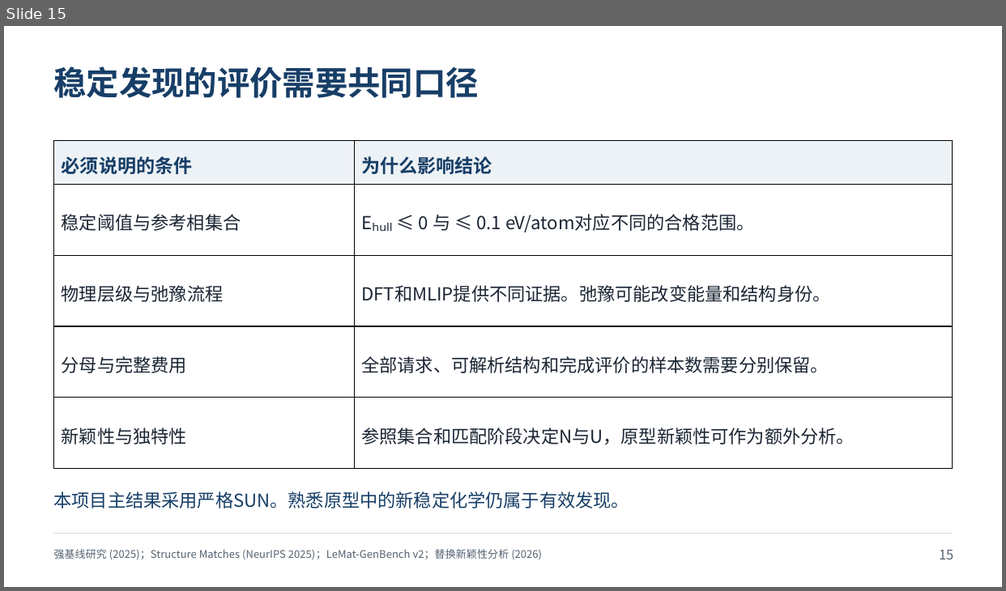
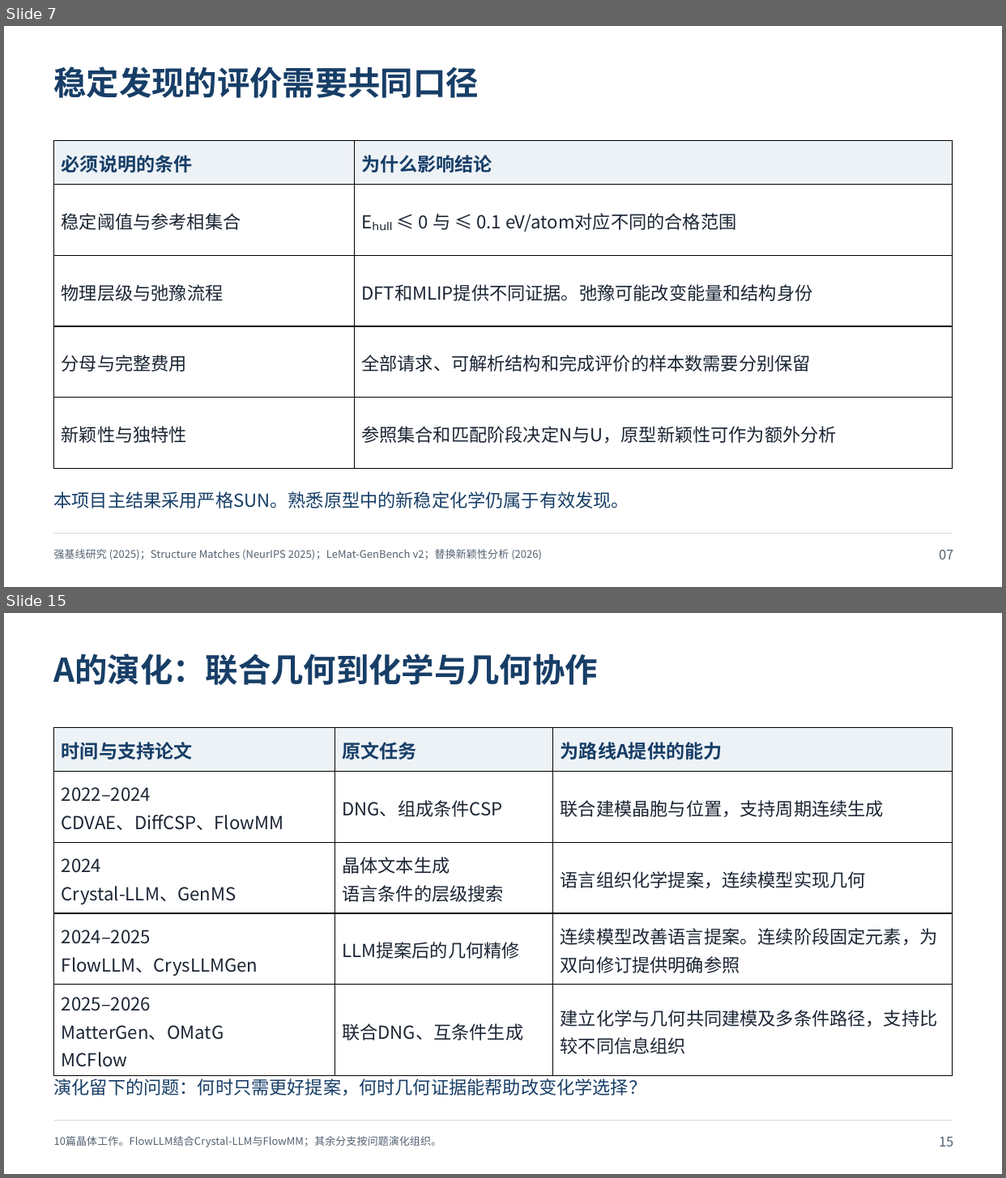
Before and after one commit to YWDDLiang/Research, a slide deck: crystal/evolution/presentation/crystal-generation-research-review.pptx. Shown one above the other, each under a label of ours: slide 15 before the commit, slides 7 and 15 after it; the slides between them are not shown. The pictures are 1006x591 and 1006x1178 pixels, drawn with LibreOffice and Linux fonts; fonts in the diff are those of the drawing. Boxes give left, top, right and bottom in pixels: in the first picture for what was removed or moved away, otherwise in the second. Text is boxed around its words. In the diff, an @@ line names an element or a change of style, - is before the commit and + after.

Commit message:
Explain task evidence and literature evolution for crystal research routes

```diff
--- a/crystal/evolution/presentation/crystal-generation-research-review.pptx
+++ b/crystal/evolution/presentation/crystal-generation-research-review.pptx
@@ slide 15 added at [4, 613, 1002, 1174], background #FFFFFF @@
@@ text added at [54, 653, 598, 685], 31.5 pt, text #173E67, bold @@
+A的演化：联合几何到化学与几何协作
@@ table added at [54, 727, 953, 1071], 5 rows, 3 columns @@
+时间与支持论文 | 原文任务 | 为路线A提供的能力
+2022–2024 / CDVAE、DiffCSP、FlowMM | DNG、组成条件CSP | 联合建模晶胞与位置，支持周期连续生成
+2024 / Crystal-LLM、GenMS | 晶体文本生成 / 语言条件的层级搜索 | 语言组织化学提案，连续模型实现几何
+2024–2025 / FlowLLM、CrysLLMGen | LLM提案后的几何精修 | 连续模型改善语言提案。连续阶段固定元素，为双向修订提供明确参照
+2025–2026 / MatterGen、OMatG / MCFlow | 联合DNG、互条件生成 | 建立化学与几何共同建模及多条件路径，支持比较不同信息组织
@@ text added at [54, 1079, 647, 1096], 17.2 pt, text #173E67 @@
+演化留下的问题：何时只需更好提案，何时几何证据能帮助改变化学选择？
@@ line added from (54, 1121) to (953, 1121), #D5DCE3 0.75 pt @@
@@ text added at [54, 1136, 441, 1148], 10.1 pt, text #526170 @@
+10篇晶体工作。FlowLLM结合Crystal-LLM与FlowMM；其余分支按问题演化组织。
@@ text added at [939, 1137, 953, 1147], 12.8 pt, text #526170 @@
+15
@@ what was slide 15 is now slide 7 @@
@@ slide 7 changed as well @@
@@ table at [54, 140, 953, 469] @@
-row 2, column 2: Eₕᵤₗₗ ≤ 0 与 ≤ 0.1 eV/atom对应不同的合格范围。
+row 2, column 2: Eₕᵤₗₗ ≤ 0 与 ≤ 0.1 eV/atom对应不同的合格范围
-row 3, column 2: DFT和MLIP提供不同证据。弛豫可能改变能量和结构身份。
+row 3, column 2: DFT和MLIP提供不同证据。弛豫可能改变能量和结构身份
-row 4, column 2: 全部请求、可解析结构和完成评价的样本数需要分别保留。
+row 4, column 2: 全部请求、可解析结构和完成评价的样本数需要分别保留
-row 5, column 2: 参照集合和匹配阶段决定N与U，原型新颖性可作为额外分析。
+row 5, column 2: 参照集合和匹配阶段决定N与U，原型新颖性可作为额外分析
@@ line spacing 1.18 to 1.08 @@
@@ text at [939, 550, 953, 560]: text changed @@
-15
+07
```
Also in this commit, not shown: 13 other slides changed, 15 other slides added, 14 slides removed, 5 other files.
